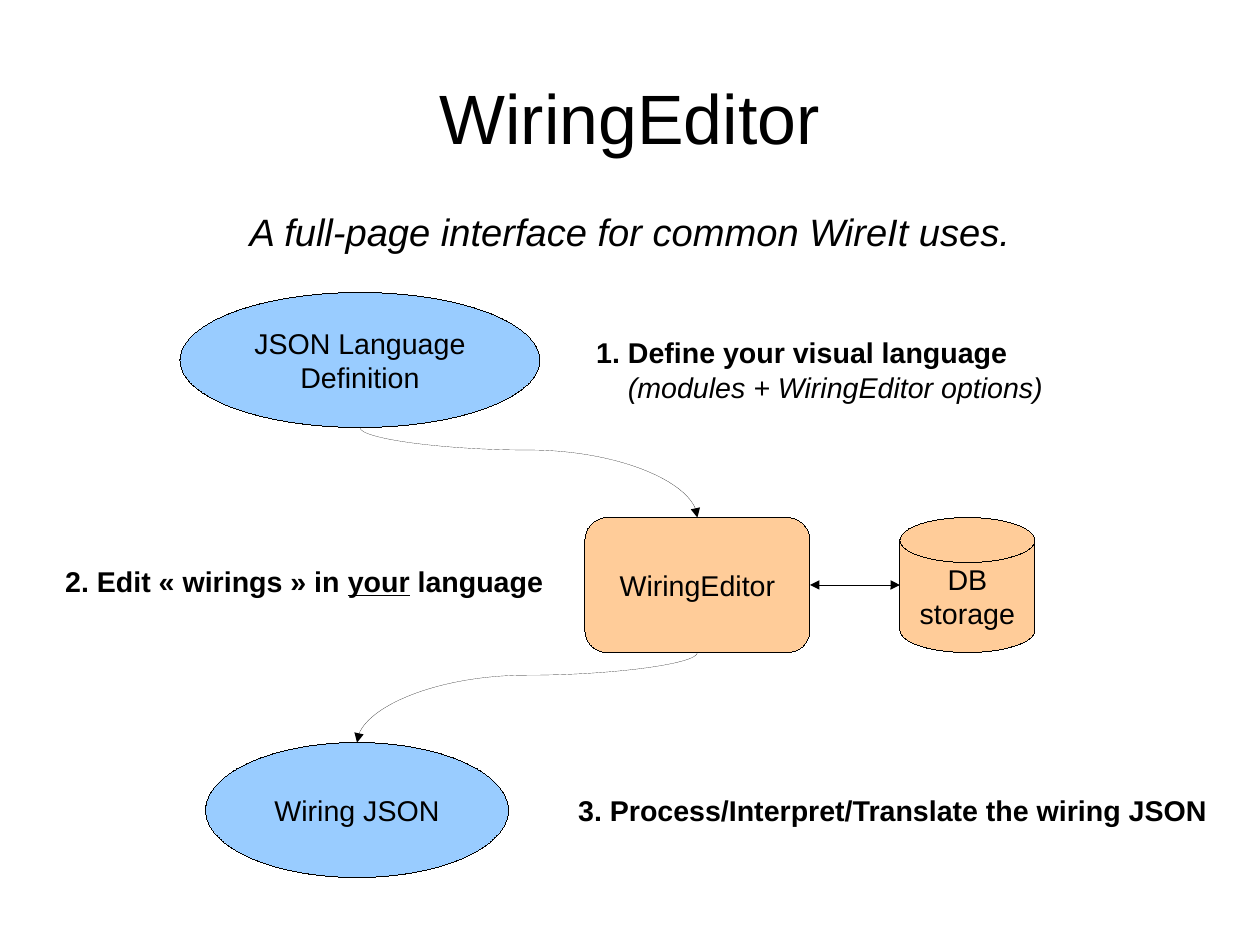
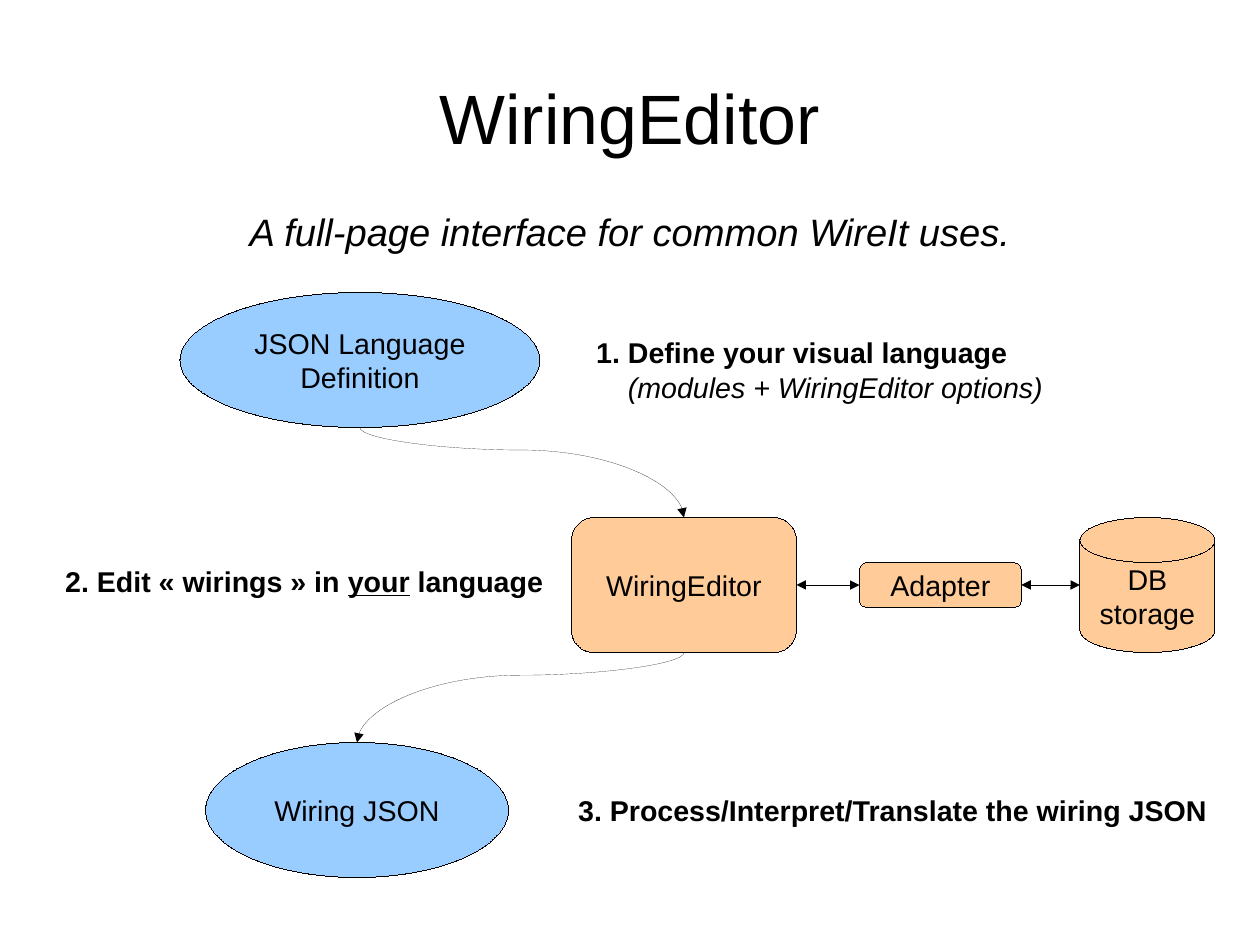
Before and after one commit to ericabouaf/wireit, a slide deck: slide 15 of res/WireIt presentation.odp. Drawn at 1260x945 pixels with LibreOffice and Linux fonts; fonts in the diff are those of the drawing. Boxes give left, top, right and bottom in pixels: in the first picture for what was removed or moved away, otherwise in the second. Text is boxed around its words. In the diff, an @@ line names an element or a change of style, - is before the commit and + after.

Commit message:
AjaxAdapter: method can also be a function

```diff
--- a/res/WireIt presentation.odp
+++ b/res/WireIt presentation.odp
@@ curved arrow moved from (360, 428) - (697, 518) to (360, 428) - (684, 518) @@
@@ rounded rectangle "WiringEditor": place and size @@
-rounded rectangle "WiringEditor" at <box>585,518,811,653</box>
+rounded rectangle "WiringEditor" at <box>572,518,797,653</box>
@@ cylinder "DB": place and size @@
-cylinder "DB" at <box>900,518,1035,653</box>
+cylinder "DB" at <box>1080,518,1215,653</box>
@@ rounded rectangle added at <box>860,563,1022,607</box>, fill #FFCC99, outline #000000 0 pt, 18 pt, text #000000 @@
+Adapter
@@ elbow double arrow moved from (811, 585) - (900, 585) to (797, 585) - (860, 585) @@
@@ elbow double arrow added from (1022, 585) to (1080, 585), #000000 0 pt @@
@@ curved arrow moved from (697, 653) - (357, 743) to (684, 653) - (357, 743) @@
```
Also in this commit, not shown: 8 other slides changed, 1 slide added, 3 other files.
